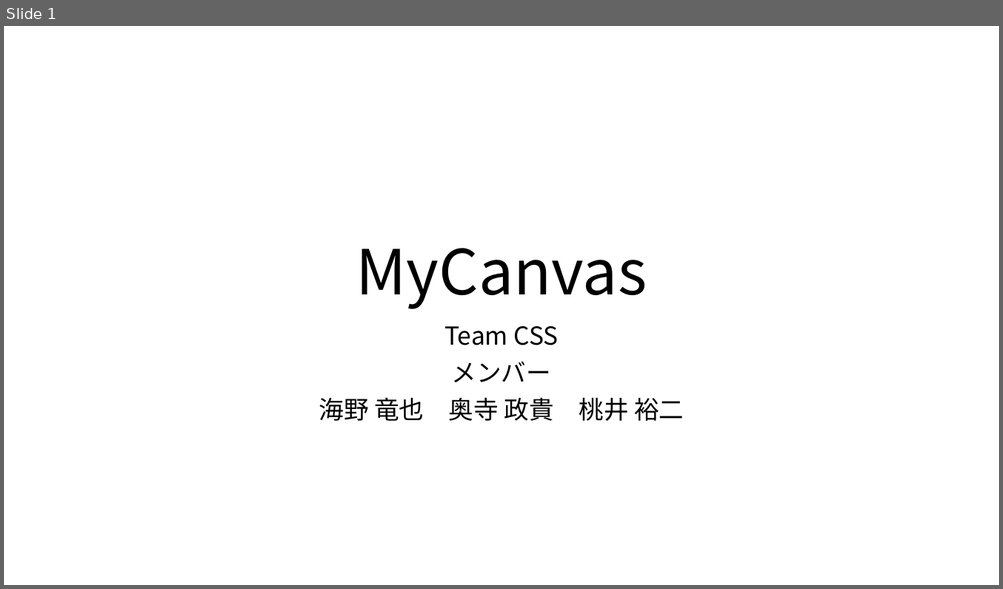
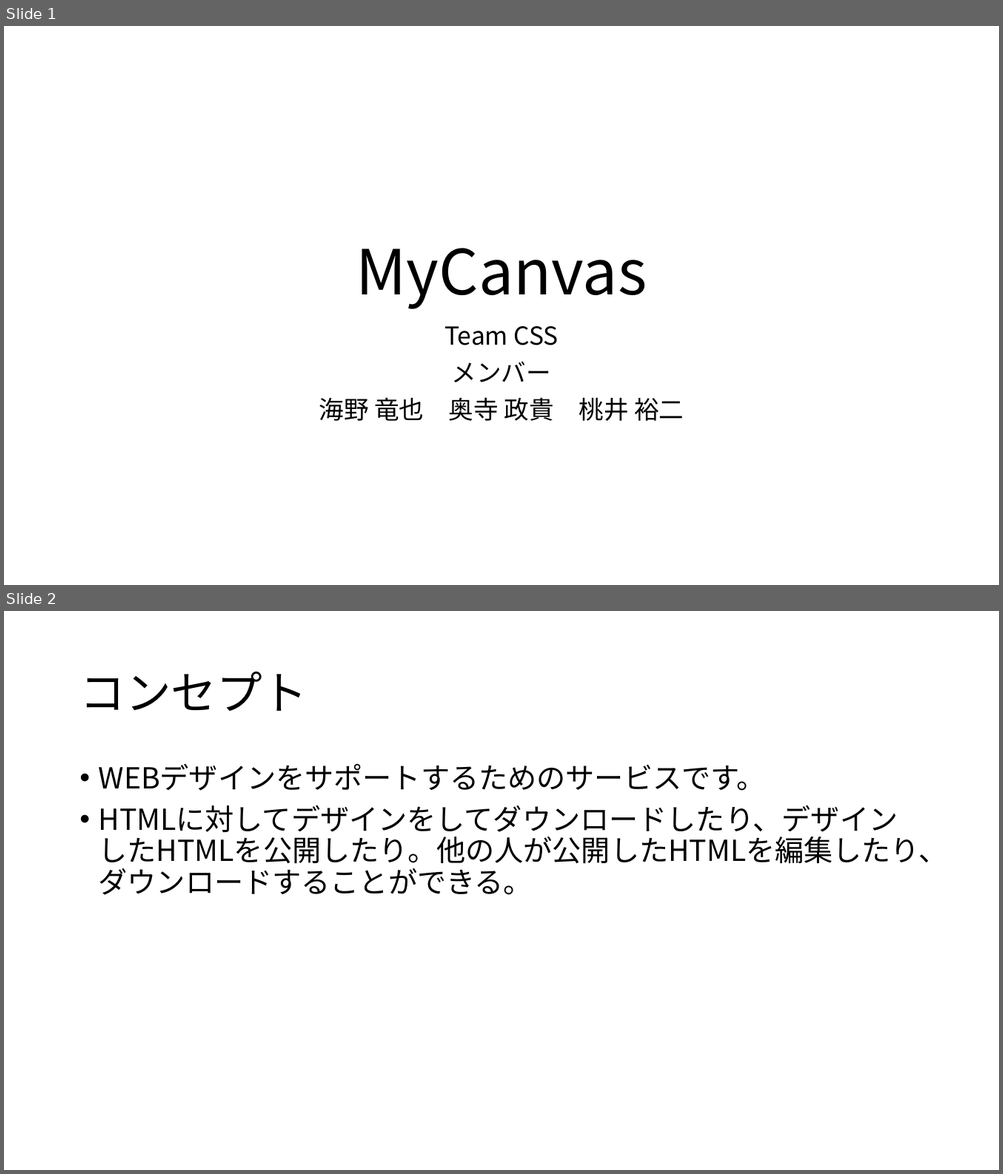
Before and after one commit to ColorSchemeSystem/CSS, a slide deck: CSS_プレゼン資料.pptx. Shown one above the other, each under a label of ours: slide 1 before the commit, slides 1 and 2 after it. The pictures are 1003x589 and 1003x1174 pixels, drawn with LibreOffice and Linux fonts; fonts in the diff are those of the drawing. Boxes give left, top, right and bottom in pixels: in the first picture for what was removed or moved away, otherwise in the second. Text is boxed around its words. In the diff, an @@ line names an element or a change of style, - is before the commit and + after.

```diff
--- a/CSS_プレゼン資料.pptx
+++ b/CSS_プレゼン資料.pptx
@@ slide 2 added at (4,611,999,1170), background #FFFFFF @@
@@ title added at (79,672,307,711), 44 pt, text #000000 @@
+コンセプト
@@ text added at (99,763,948,895), 28 pt, text #000000 @@
+• WEBデザインをサポートするためのサービスです。
+• HTMLに対してデザインをしてダウンロードしたり、デザインしたHTMLを公開したり。他の人が公開したHTMLを編集したり、ダウンロードすることができる。
```
Also in this commit, not shown: 3 other slides added.
